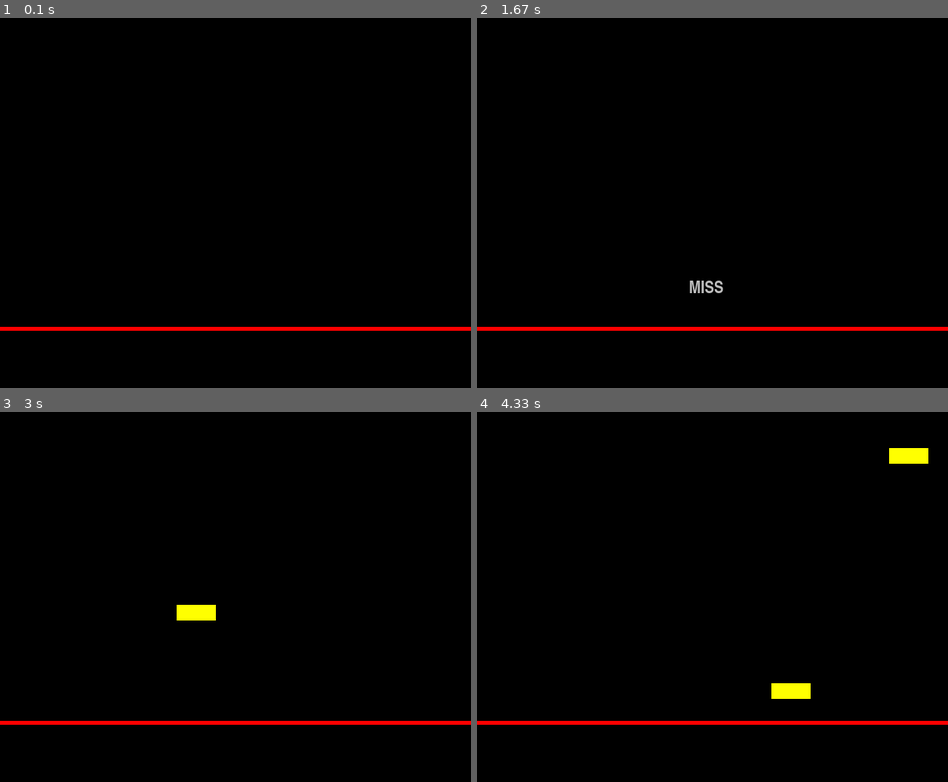
Above: before the commit, frames 1-4 (two rows, left to right).
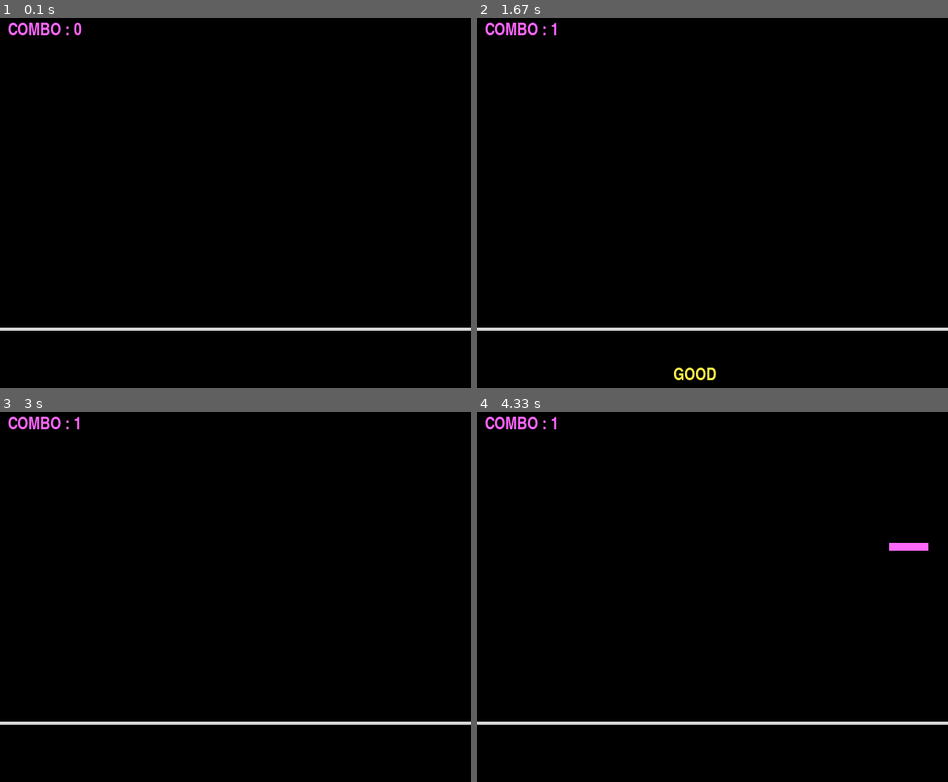
Above: after the commit, the same moments.

Repository: lsm2714/rerorerorerorerorerorero
Game: pygame game, started from pygame_rhythm.py
Same seed, same stepped clock (60 frames per second), same inputs: the game is played once before the commit and once after it.
Inputs:
- Up to frame 1 (0.1 s): no input
- Up to frame 2 (1.67 s): hold D 0.83-1.3 s; hold A from 1.33 s (still down)
- Up to frame 3 (3 s): release A at 1.87 s
- Up to frame 4 (4.33 s): no input

The runs differ from the first frame. In frame 1, 1.3% of the frame differs, in the area x 0-100%, y 1-85%; in frame 2, 1.7%; in frame 3, 1.7%; in frame 4, 2.2%.

Commit message:
파이리즈무

Diff:
--- a/pygame_rhythm.py
+++ b/pygame_rhythm.py
@@ -4,20 +4,9 @@
 # 원활한 실행을 위해 init() 메서드 설정
 pygame.init()
 
-# 판정 텍스트, 시간 초기값 설정
-judgement_text = None
-judgement_timer = 0
-
 # 화면 크기 설정
 WINDOW_WIDTH = 600
 WINDOW_HEIGHT = 500
-
-# 판정 텍스트 설정
-system_font = pygame.font.SysFont('impact', 20)
-
-judgement_text = system_font.render('', True, (0, 0, 0), None)
-judgement_text_rect = judgement_text.get_rect()
-judgement_text_rect.center = (WINDOW_WIDTH - 330, 350)
 
 # 음악 설정
 pygame.mixer.music.load('yume.mp3')
@@ -27,9 +16,18 @@
 # FPS 설정
 clock = pygame.time.Clock()
 
+# 콤보 변수 추가
+COMBO = 0
+
 # 화면 크기 적용, 이름 설정
 display_surface = pygame.display.set_mode((WINDOW_WIDTH, WINDOW_HEIGHT))
 pygame.display.set_caption('正夢')
+
+# 판정 폰트 설정
+impact_font = pygame.font.SysFont('impact', 20)
+
+# 떨어지는 상태의 노트를 추가할 리스트 생성
+falling_notes = []
 
 # 노트 리스트 설정 : 시간, x, y 좌표
 notes = [
@@ -39,32 +37,17 @@
     {'time' : 4000, 'x' : 525, 'y' : -50}
 ]
 
-# 떨어지는 상태의 노트를 추가할 리스트 생성
-falling_notes = []
+# 키별 라인 설정 (a, s, d, f)
+key_map = {
+    pygame.K_a : 75,
+    pygame.K_s : 225,
+    pygame.K_d : 375,
+    pygame.K_f : 525,
+}
 
-# 판정 함수 만들기
-def check_judgement(line_x) :
-    global judgement_text, judgement_timer
-    for note in falling_notes :
-        # 먼저 같은 라인인지 확인 (x좌표가 같아야 함)
-        if abs(note['x'] - line_x) < 10 :
-            # 그다음 y좌표로 판정 distance = 거리
-            distance = abs(note['y'] - JUDGEMENT_LINE_Y)
-            if distance < 20 :
-                judgement_text = system_font.render('PERFECT', True, (255, 102, 255), None)
-                judgement_timer = pygame.time.get_ticks()
-                falling_notes.remove(note)
-                return
-            elif distance < 50 :
-                judgement_text = system_font.render('GOOD', True, (255, 204, 0), None)
-                judgement_timer = pygame.time.get_ticks()
-                falling_notes.remove(note)
-                return
-            else :
-                judgement_text = system_font.render('MISS', True, (191, 191, 191), None)
-                judgement_timer = pygame.time.get_ticks()
-                falling_notes.remove(note)
-                return
+# 판정 결과 변수 추가
+judgement_text = ""
+judgement_time = 0
 
 # 화면이 계속 출력될 수 있도록 while 반복문에 True 조건 설정
 running = True
@@ -74,40 +57,60 @@
     for event in pygame.event.get() :
         if event.type == pygame.QUIT :
             running = False
-                # asdf 키보드 입력 감지하기
-        if event.type == pygame.KEYDOWN :
-            if event.key == pygame.K_a :
-                check_judgement(75)
-            if event.key == pygame.K_s :
-                check_judgement(225)
-            if event.key == pygame.K_d :
-                check_judgement(375)
-            if event.key == pygame.K_f :
-                check_judgement(525)
 
     # 이미지 등이 겹쳐 보이지 않게 fill() 메서드로 검게 칠하기
     display_surface.fill((0, 0, 0))
 
     # 특정 시간이 되면 떨어지기 전의 노트를 삭제
     # 떨어지는 상태의 노트 구분을 설정하여 각각의 리스트에 집어넣어 오류 방지
-    for note1 in notes[:] :
-        if current_time >= note1['time'] :
-            falling_notes.append(note1)
-            notes.remove(note1)
+    for note in notes[:] :
+        if current_time >= note['time'] :
+            falling_notes.append(note)
+            notes.remove(note)
 
-    # 노트 그리기, 자동으로 움직이기
-    for note2 in falling_notes :
-        note2['y'] += 5 # 떨어지는 특정 노트의 속도를 설정하고 아래의 사각형의 y좌표와 같기 때문에
-        # 사각형이 8의 속도로 내려갈수 있는 것이다.
-        pygame.draw.rect(display_surface, (255, 255, 0), (note2['x'], note2['y'], 50, 20))
+    # 노트의 이동 속도 설정, 노트 그리기 (시간 기반)
+    NOTE_SPEED = 0.7 # 노트 속도 설정 (곱할 것이기 때문에 0.n 정도가 좋다.)
+    for note in falling_notes :
+        # 현재 시간 - 정해진 시간을 노트 시작 변수에 실시간으로 저장
+        # 아래를 보면 만약 현재 시간이 10000일 때 'time'키도 10000이 되므로 빼면 0부터 다시 시작하여 속도가 앞의 것들과 일치한 것이다.
+        time_since_note_start = current_time - note['time']
+        note['y'] = -50 + NOTE_SPEED * time_since_note_start
+        pygame.draw.rect(display_surface, (255, 104, 255), (note['x'], note['y'], 50, 10))
 
-    # 판정선 기준 위치 선언하고 그리기
-    JUDGEMENT_LINE_Y = 400
-    pygame.draw.line(display_surface, (255, 0, 0), (0, JUDGEMENT_LINE_Y), (WINDOW_WIDTH, JUDGEMENT_LINE_Y), 5)
+        # 키 입력 판정 처리 (for문 안에 넣는 거 맞음)
+        keys = pygame.key.get_pressed()
 
-    # 판정 텍스트 출력
-    if judgement_text and pygame.time.get_ticks() - judgement_timer < 1000 :
-        display_surface.blit(judgement_text, judgement_text_rect)
+        for key, x in key_map.items() :
+            if keys[key] :
+                for note in falling_notes[:] :
+                    if abs(note['x'] - x)  < 5 and abs(note['y'] - 400) < 30 :
+                        offset = abs(note['y'] - 400)
+                        if offset < 10 :
+                            judgement_text = 'PERFECT'
+                            COMBO += 1
+                            result_surface = impact_font.render(judgement_text, True, (255, 0, 255), None)
+                        elif offset < 20 :
+                            judgement_text = 'GOOD'
+                            COMBO += 1
+                            result_surface = impact_font.render(judgement_text, True, (255, 240, 71), None)
+                        else :
+                            judgement_text = 'MISS'
+                            COMBO = 0
+                            result_surface = impact_font.render(judgement_text, True, (214, 214, 214), None)
+                        judgement_time = current_time
+                        falling_notes.remove(note)
+                        break
+
+    # 판정선 그리기
+    pygame.draw.line(display_surface, (214, 214, 214), (0, 400), (WINDOW_WIDTH, 400), 4)
+
+    # 콤보 출력
+    combo_text = impact_font.render(f'COMBO : {COMBO}', True, (255, 102, 255), None)
+    display_surface.blit(combo_text, (10, 10))
+
+    # 판정 텍스트 출력 (1초 유지)
+    if current_time - judgement_time < 1000 and judgement_text :
+        display_surface.blit(result_surface, (250, 450))
 
     # 화면을 FPS마다 업데이트
     pygame.display.update()
